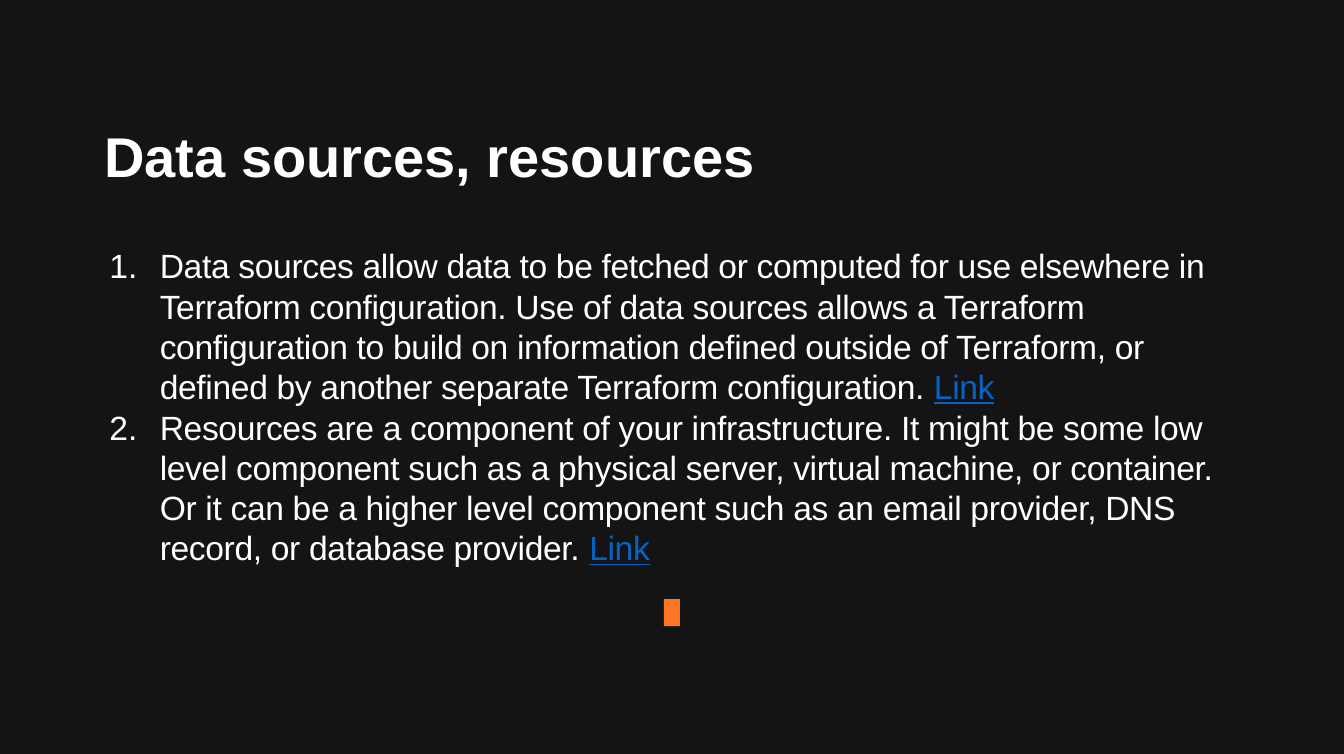
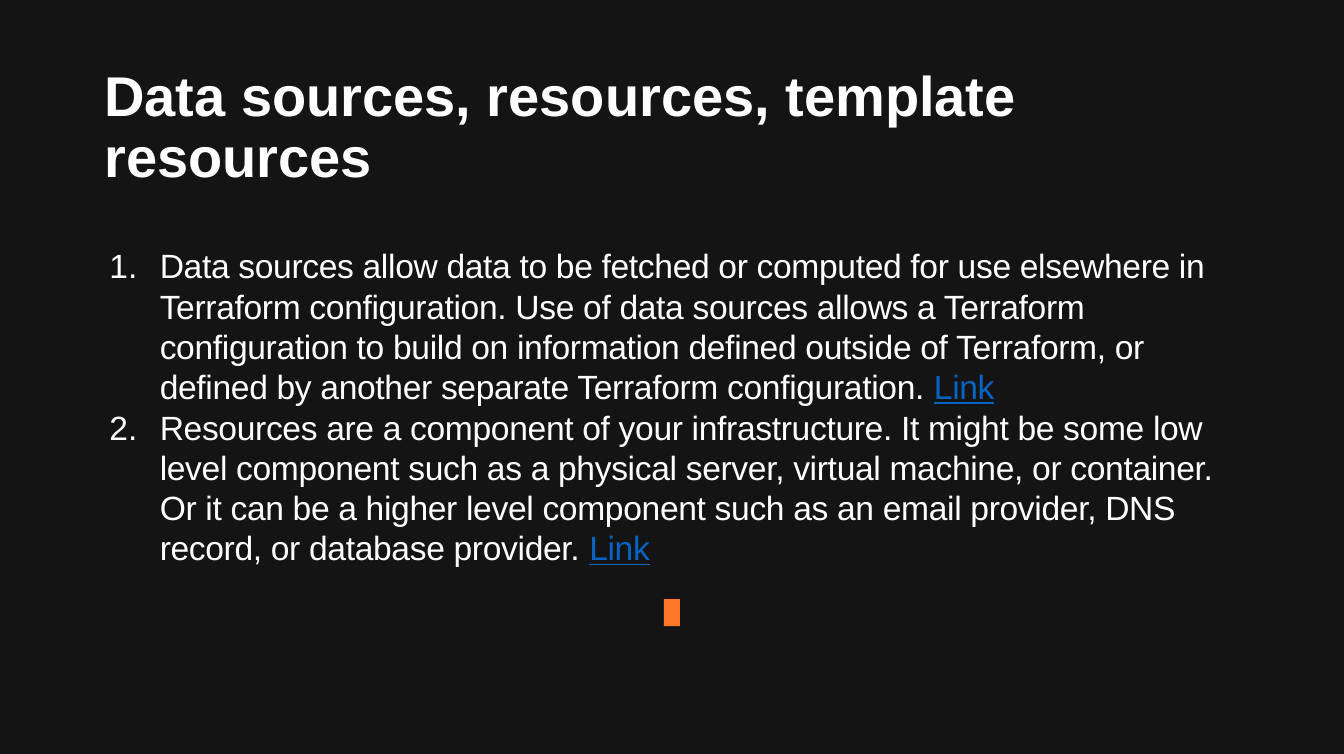
Before and after one commit to Beczka/DevOps, a slide deck: slide 5 of Terraform/Terraform.pptx. Drawn at 1344x754 pixels with LibreOffice and Linux fonts; fonts in the diff are those of the drawing. Boxes give left, top, right and bottom in pixels: in the first picture for what was removed or moved away, otherwise in the second. Text is boxed around its words. In the diff, an @@ line names an element or a change of style, - is before the commit and + after.

```diff
--- a/Terraform/Terraform.pptx
+++ b/Terraform/Terraform.pptx
@@ title at (x1=104, y1=75, x2=1015, y2=178): text changed @@
-Data sources, resources
+Data sources, resources, template resources
```
Also in this commit, not shown: 5 other slides changed, 1 slide added, 36 other files.
